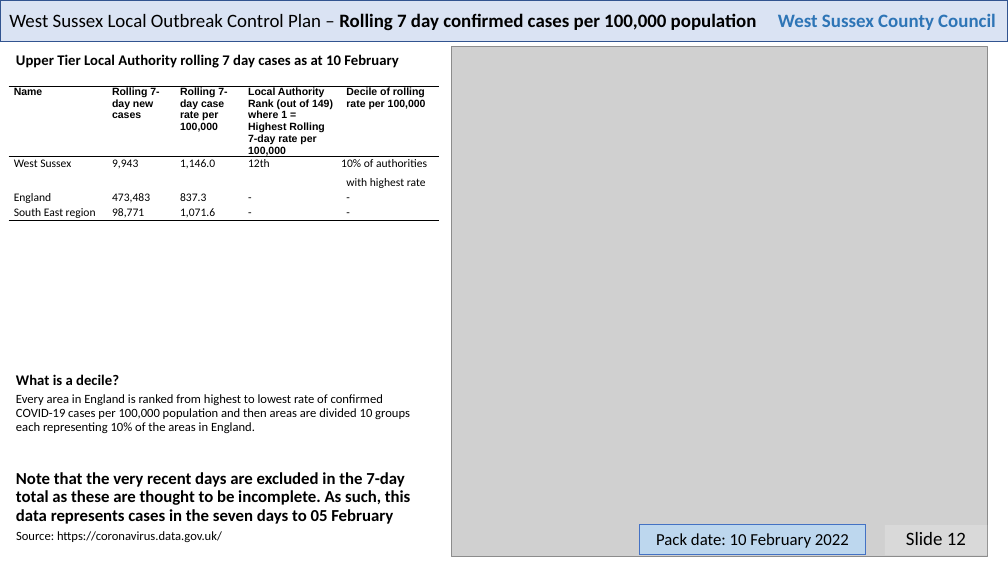
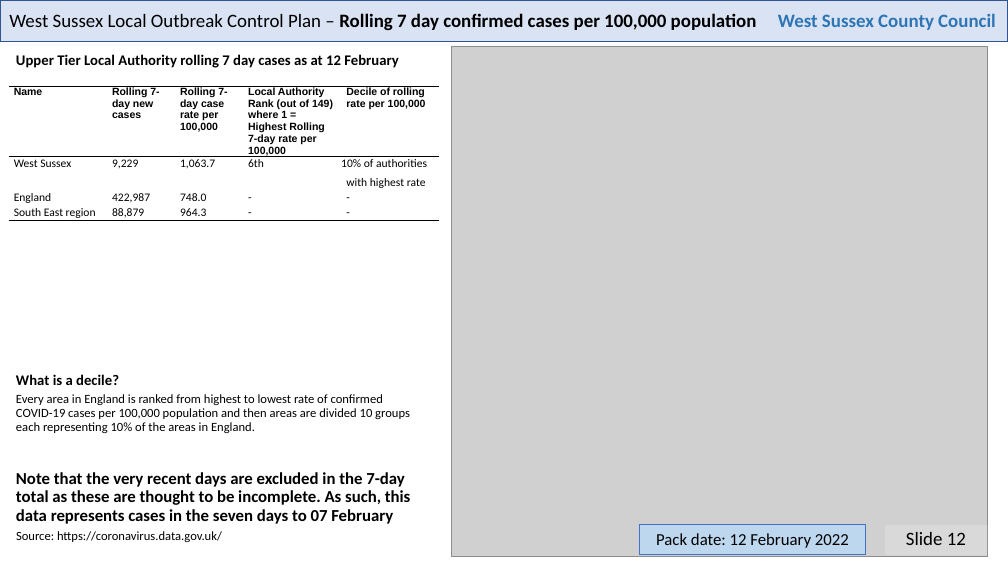
Before and after one commit to psychty/wsx_covid_datapack_public, a slide deck: slide 12 of Latest_West_Sussex_C19_slide_deck.pptx. Drawn at 1008x567 pixels with LibreOffice and Linux fonts; fonts in the diff are those of the drawing; grey boxes stand for pictures. Boxes give left, top, right and bottom in pixels: in the first picture for what was removed or moved away, otherwise in the second. Text is boxed around its words. In the diff, an @@ line names an element or a change of style, - is before the commit and + after.

```diff
--- a/Latest_West_Sussex_C19_slide_deck.pptx
+++ b/Latest_West_Sussex_C19_slide_deck.pptx
@@ text at box(16, 54, 398, 68): text changed @@
-Upper Tier Local Authority rolling 7 day cases as at 10 February
+Upper Tier Local Authority rolling 7 day cases as at 12 February
@@ table at box(8, 86, 439, 296) @@
-row 2: West Sussex | 9,943 | 1,146.0 | 12th | 10% of authorities with highest rate
+row 2: West Sussex | 9,229 | 1,063.7 | 6th | 10% of authorities with highest rate
-row 3, column 2: 473,483
+row 3, column 2: 422,987
-row 3, column 3: 837.3
+row 3, column 3: 748.0
-row 4, column 2: 98,771
+row 4, column 2: 88,879
-row 4, column 3: 1,071.6
+row 4, column 3: 964.3
@@ text at box(16, 472, 411, 524): text changed @@
-Note that the very recent days are excluded in the 7-day total as these are thought to be incomplete. As such, this data represents cases in the seven days to 05 February
+Note that the very recent days are excluded in the 7-day total as these are thought to be incomplete. As such, this data represents cases in the seven days to 07 February
@@ text in rectangle at box(656, 533, 849, 548): text changed @@
-Pack date: 10 February 2022
+Pack date: 12 February 2022
```
Also in this commit, not shown: 21 other slides changed, 58 other files.
